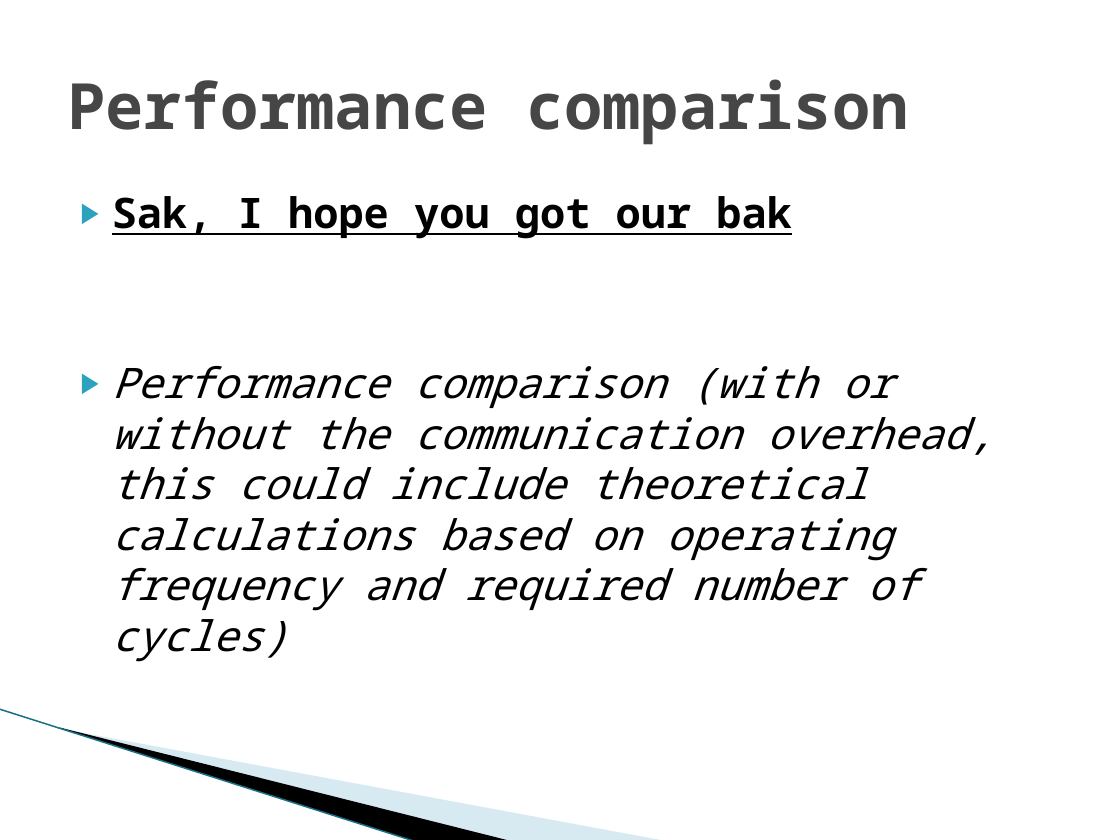
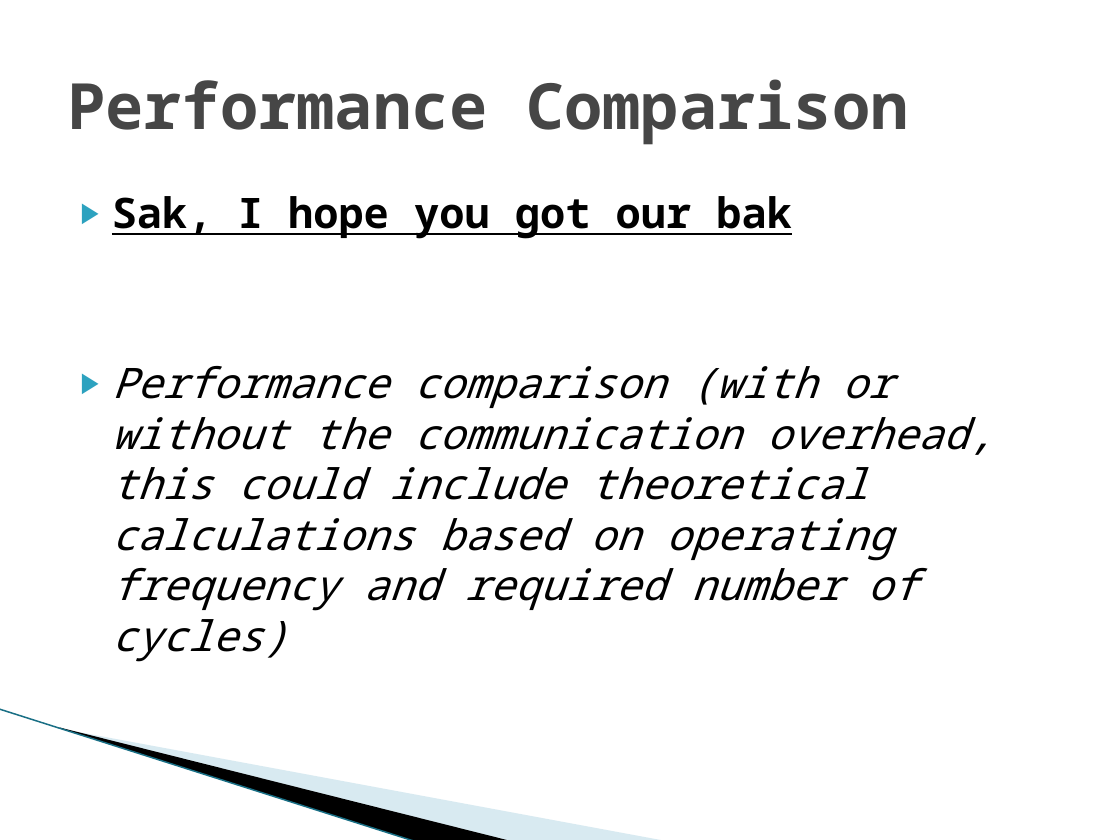
Before and after one commit to nz-Mark-Y/Object-Detection-SoC, a slide deck: slide 4 of documentation/Phase1.pptx (slide 3 before the commit). Drawn at 1120x840 pixels with LibreOffice and Linux fonts; fonts in the diff are those of the drawing; background and template pictures are left out. Boxes give left, top, right and bottom in pixels: in the first picture for what was removed or moved away, otherwise in the second. Text is boxed around its words. In the diff, an @@ line names an element or a change of style, - is before the commit and + after.

```diff
--- a/documentation/Phase1.pptx
+++ b/documentation/Phase1.pptx
@@ title at bbox=[67, 79, 909, 145]: text changed @@
-Performance comparison
+Performance Comparison
```
Also in this commit, not shown: 2 other slides changed, 2 slides added, 1 slide removed.
